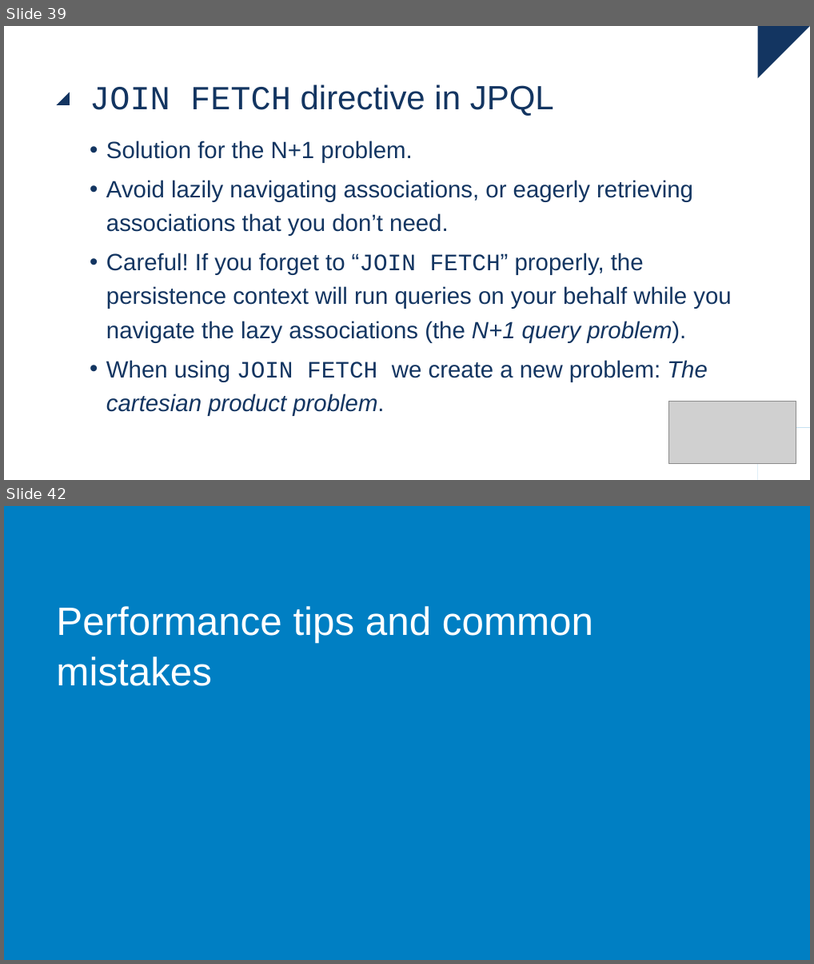
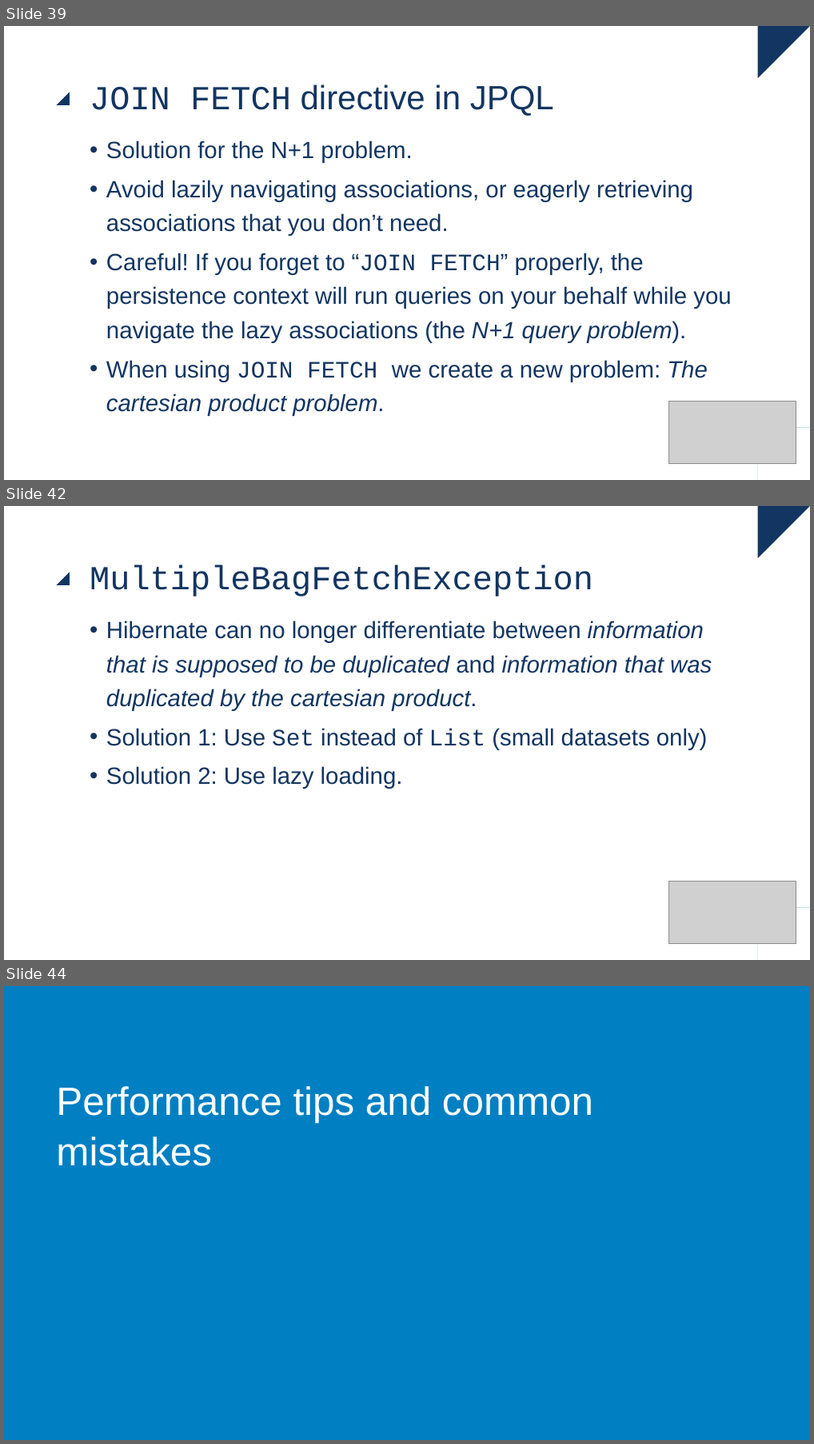
Before and after one commit to raoulvdberge/jpa-with-hibernate, a slide deck: slides.pptx. Shown one above the other, each under a label of ours: slides 39 and 42 before the commit, slides 39, 42 and 44 after it; the slides between them are not shown. The pictures are 814x964 and 814x1444 pixels, drawn with LibreOffice and Linux fonts; fonts in the diff are those of the drawing; grey boxes stand for pictures; background and template pictures are left out. Boxes give left, top, right and bottom in pixels: in the first picture for what was removed or moved away, otherwise in the second. Text is boxed around its words. In the diff, an @@ line names an element or a change of style, - is before the commit and + after.

Commit message:
Add tags to demonstrate MultipleBagFetchException. Fixes #3

```diff
--- a/slides.pptx
+++ b/slides.pptx
@@ slide 42 added at bbox=[4, 506, 810, 960], background #FFFFFF; not listed: 4 template elements that a slide beside it also shows @@
@@ title added at bbox=[90, 564, 594, 596], 40 pt, text #133561 @@
+MultipleBagFetchException
@@ text added at bbox=[106, 620, 712, 788], 28 pt, text #133561 @@
+• Hibernate can no longer differentiate between information that is supposed to be duplicated and information that was duplicated by the cartesian product.
+• Solution 1: Use Set instead of List (small datasets only)
+• Solution 2: Use lazy loading.
@@ picture added at bbox=[670, 880, 797, 944] @@
@@ what was slide 42 is now slide 44 @@
```
Also in this commit, not shown: 2 slides changed, 1 other slide added, 6 other files.
